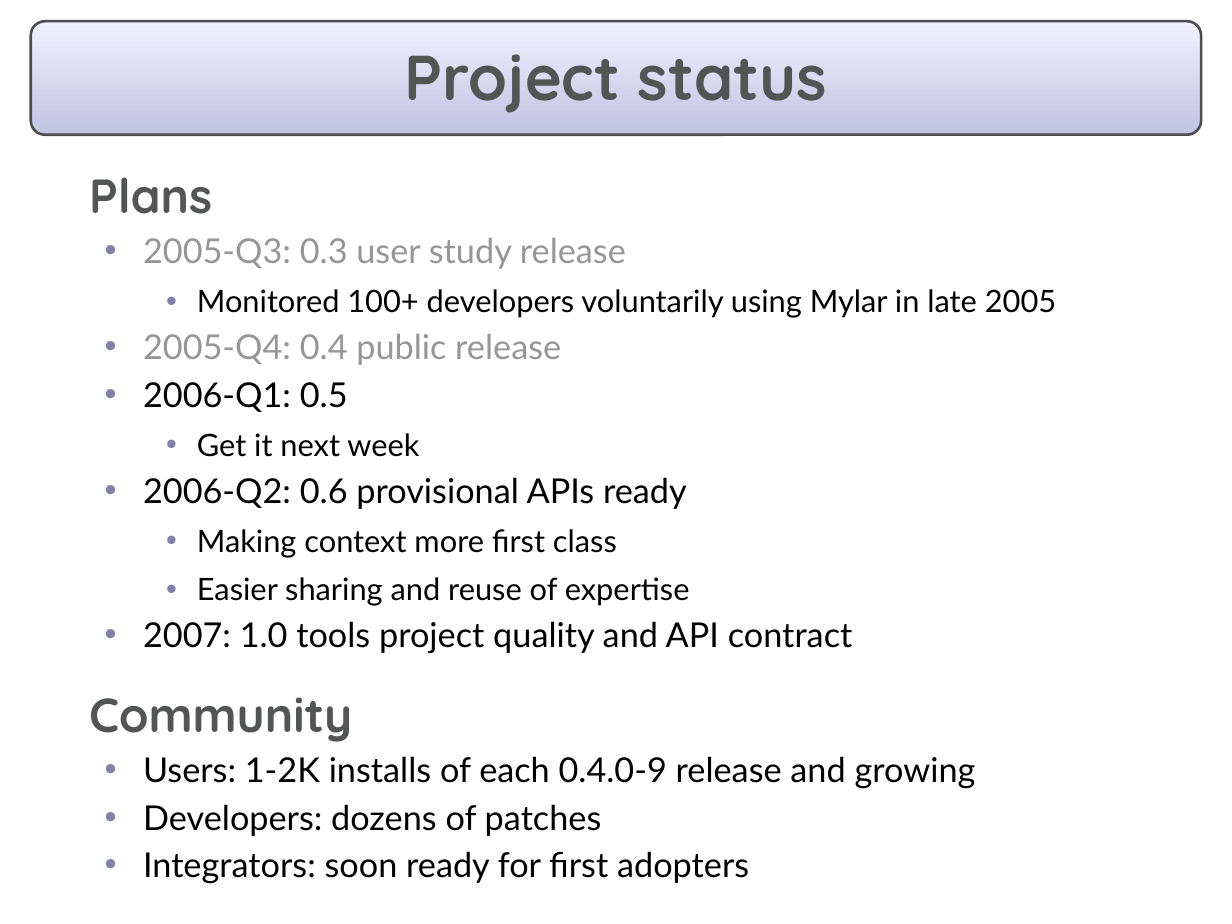
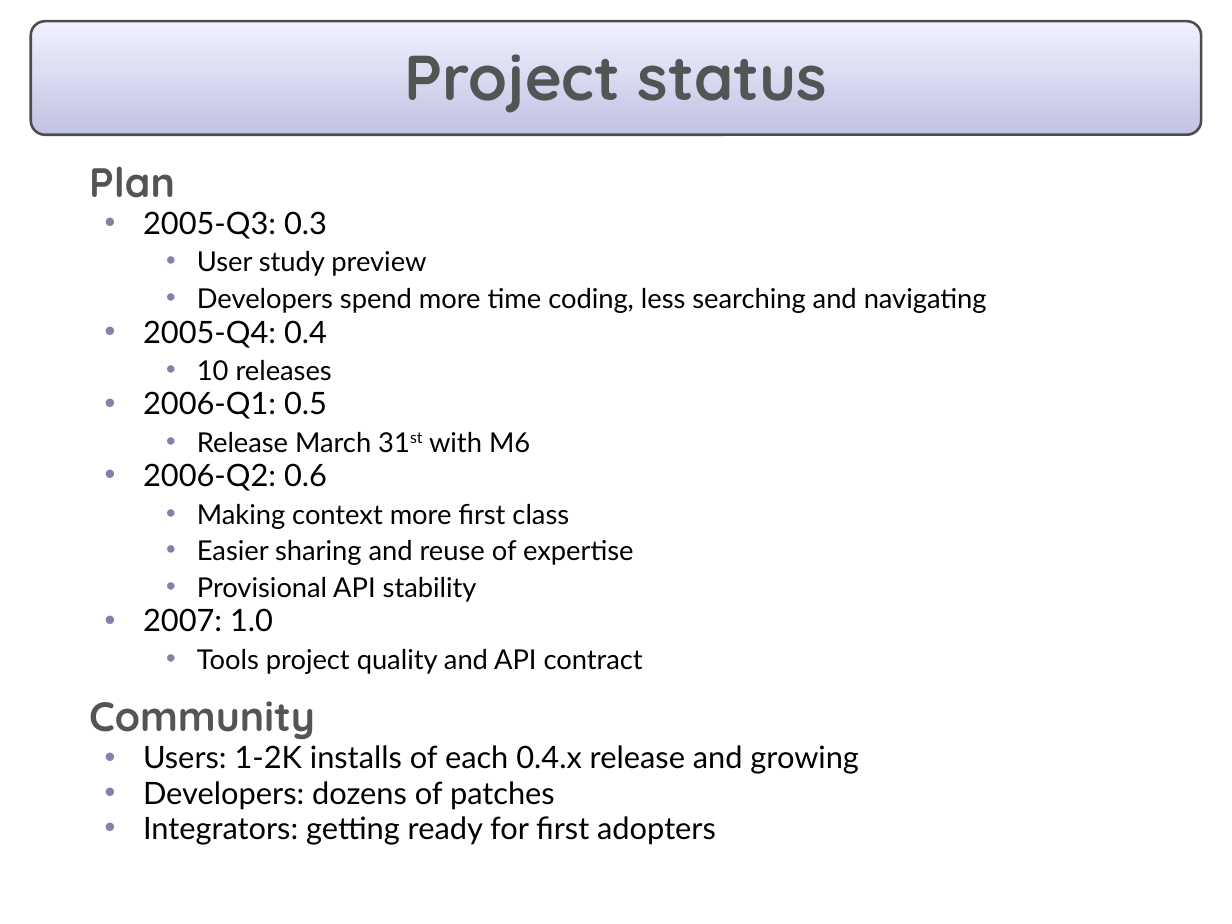
Before and after one commit to eclipse-mylyn/mylyn-website, a slide deck: slide 20 of publications/2006-03-mylar-eclipsecon-2.ppt (slide 23 before the commit). Drawn at 1232x924 pixels with LibreOffice and Linux fonts; fonts in the diff are those of the drawing. Boxes give left, top, right and bottom in pixels: in the first picture for what was removed or moved away, otherwise in the second. Text is boxed around its words. In the diff, an @@ line names an element or a change of style, - is before the commit and + after.

```diff
--- a/publications/2006-03-mylar-eclipsecon-2.ppt
+++ b/publications/2006-03-mylar-eclipsecon-2.ppt
@@ text at (89, 166, 987, 381): text changed; size 18 to 16 pt @@
-  Plans
-  • 2005-Q3: 0.3 user study release
-    • Monitored 100+ developers voluntarily using Mylar in late 2005
-  • 2005-Q4: 0.4 public release
+  Plan
+  • 2005-Q3: 0.3
+    • User study preview
+    • Developers spend more time coding, less searching and navigating
+  • 2005-Q4: 0.4
+    • 10 releases
@@ text at (89, 391, 633, 810): size 20 to 18 pt in "2006-Q1: 0.5", "Developers: dozens of patches"; size 18 to 16 pt in "Making context more first class", "Easier sharing and reuse of expertise"; size 28 to 24 pt in "Community"; line spacing 1 to 0.8; less space between paragraphs @@
@@ text at (143, 432, 530, 491): text changed; size 20 to 16 pt @@
-    • Get it next week
-  • 2006-Q2: 0.6 provisional APIs ready
+    • Release March 31st with M6
+  • 2006-Q2: 0.6
@@ text at (143, 577, 643, 674): text changed; size 20 to 16 pt @@
-  • 2007: 1.0 tools project quality and API contract
+    • Provisional API stability
+  • 2007: 1.0
+    • Tools project quality and API contract
@@ text at (143, 745, 859, 774): text changed; size 20 to 18 pt @@
-  • Users: 1-2K installs of each 0.4.0-9 release and growing
+  • Users: 1-2K installs of each 0.4.x release and growing
@@ text at (143, 816, 716, 845): text changed; size 20 to 18 pt @@
-  • Integrators: soon ready for first adopters
+  • Integrators: getting ready for first adopters
```
Also in this commit, not shown: 12 other slides changed, 3 slides added, 5 slides removed.
